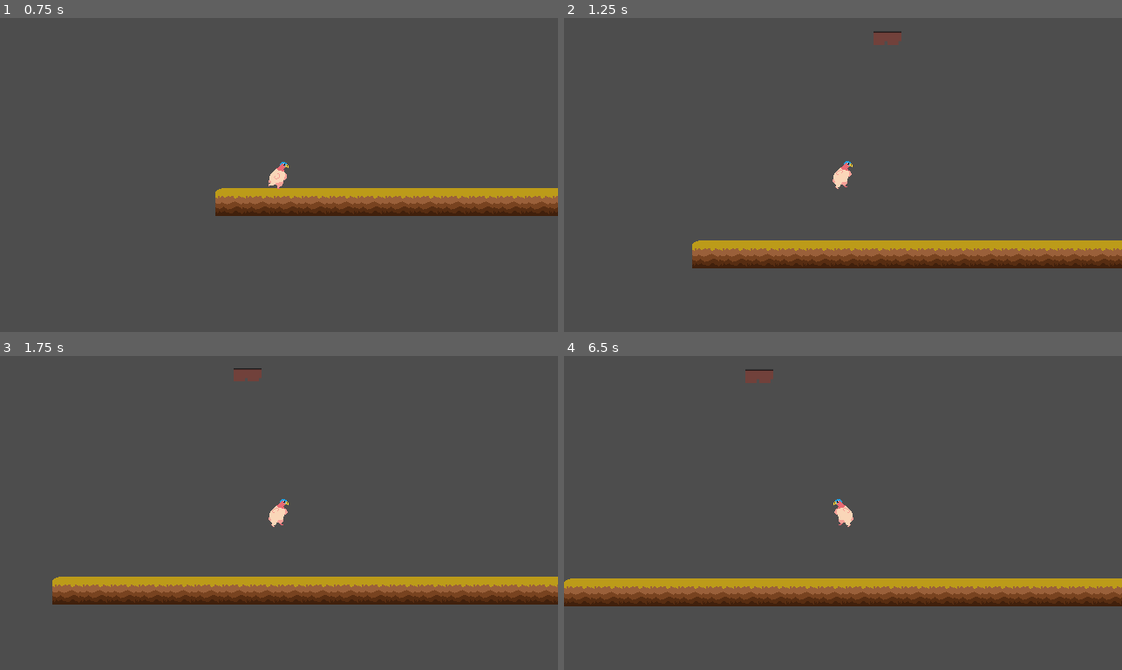
Above: before the commit, frames 1-4 (two rows, left to right).
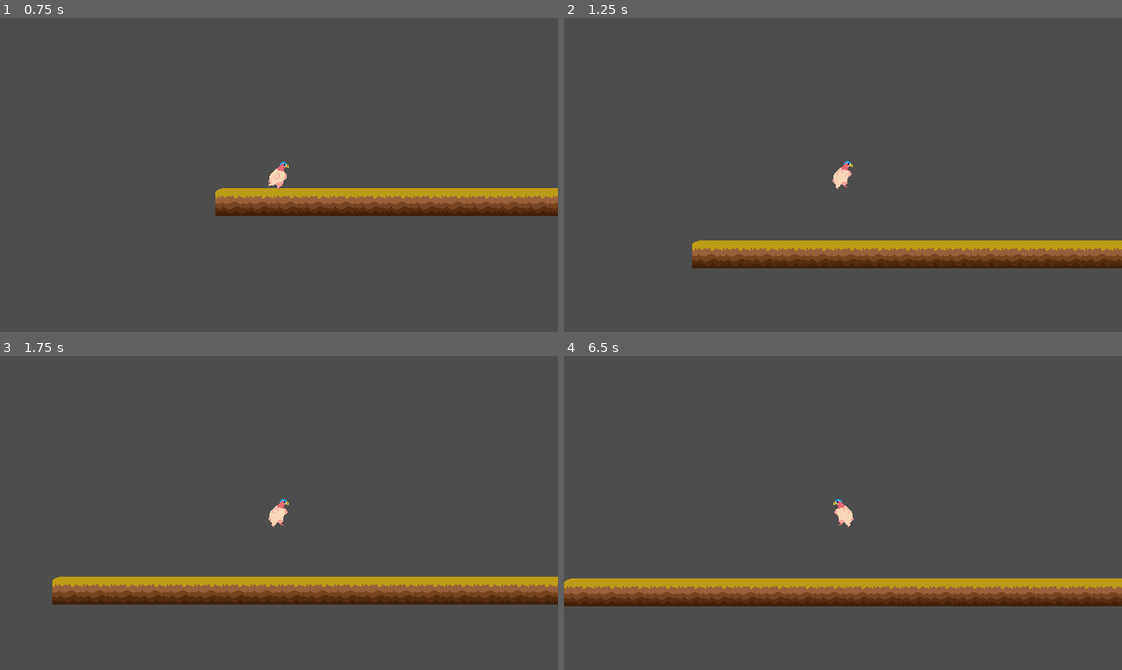
Above: after the commit, the same moments.

Repository: Kingslayer059/devlup-jam-2026
Game: Godot game, scene res://scenes/levels/level4.tscn
The game is run twice, just before and just after one commit, with the same random seed, the same clock (stepped at 60 frames per second) and the same inputs. This scene is started directly instead of the project's main scene.
Inputs:
- Up to frame 1 (0.75 s): tap Enter at 0.5 s; hold Right (move_right) from 0.53 s (still down); tap E (interact) at 0.6 s
- Up to frame 2 (1.25 s): keep holding Right (move_right); tap Space (jump) at 0.77 s
- Up to frame 3 (1.75 s): keep holding Right (move_right); tap A (move) at 1.35 s; tap Space (jump) at 1.52 s
- Up to frame 4 (6.5 s): release Right (move_right) at 2.03 s; hold S (climb_down) 2.03-2.78 s; hold T (time_swap) 2.03-2.78 s; hold Right (move_right) 2.78-4.28 s; tap E (interact) at 2.85, 5.1 s; tap Space (jump) at 3.02, 3.77, 4.52, 6.02 s; hold A (move) 3.53-4.28 s; tap T (time_swap) at 4.35 s; hold Right (move_right) 5.03-5.78 s; hold S (climb_down) from 5.78 s (still down); tap A (move) at 5.85 s

Frame 1 is identical in both runs. In frame 2, 0.2% of the frame differs, in the area x 55-61%, y 4-9%; in frame 3, 0.2%; in frame 4, 0.2%, in the area x 32-38%, y 4-9%.

Commit message:
level 4

Diff:
--- a/scenes/levels/level4.tscn
+++ b/scenes/levels/level4.tscn
@@ -56,7 +56,7 @@
 collision_enabled = false
 
 [node name="BridgeTileMap" parent="TimeSwap/Present" unique_id=2072685829 instance=ExtResource("6_g1ckg")]
-tile_map_data = PackedByteArray("AAANAAUAAAAAAAAAAAAOAAUAAAAAAAAAAAA0ABQAAAAAAAgAAAA1ABQAAAABAAgAAAA2ABQAAAA …(379 unchanged characters)…
+tile_map_data = PackedByteArray("AAA0ABQAAAAAAAgAAAA1ABQAAAABAAgAAAA2ABQAAAA …(379 unchanged characters)…
 
 [node name="Player" parent="." unique_id=1394662000 instance=ExtResource("7_tsmbm")]
 position = Vector2(40, 301)
